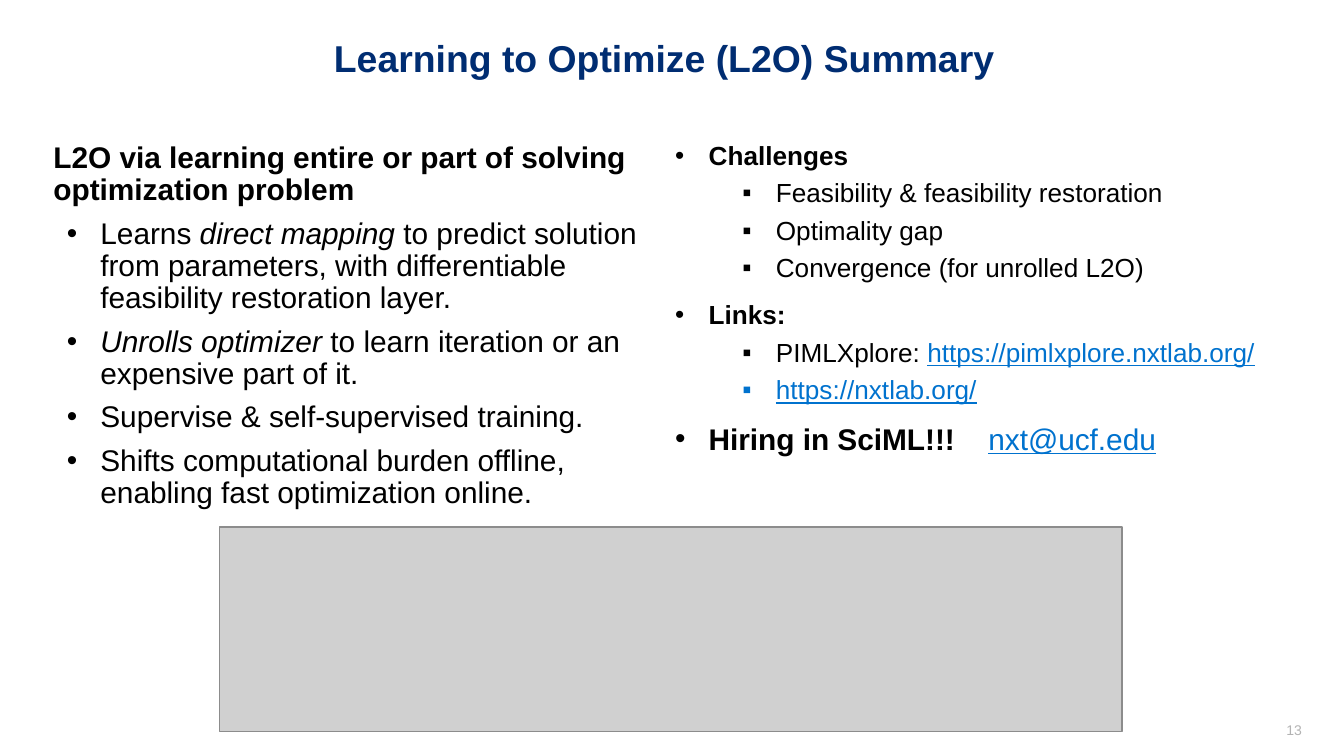
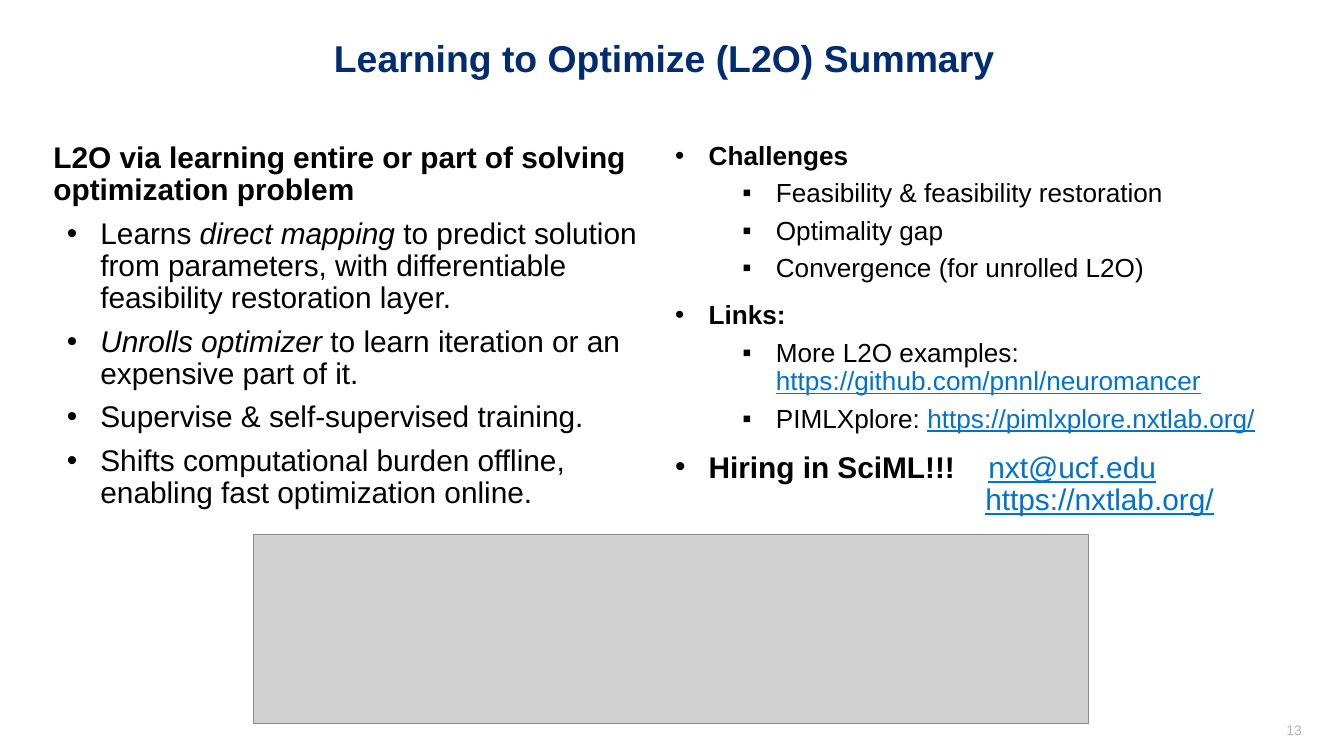
Before and after one commit to SciML-L4DC2026/SciML-L4DC2026, a slide deck: slide 13 of slides/L2O.pptx. Drawn at 1344x756 pixels with LibreOffice and Linux fonts; fonts in the diff are those of the drawing; grey boxes stand for pictures. Boxes give left, top, right and bottom in pixels: in the first picture for what was removed or moved away, otherwise in the second. Text is boxed around its words. In the diff, an @@ line names an element or a change of style, - is before the commit and + after.

```diff
--- a/slides/L2O.pptx
+++ b/slides/L2O.pptx
@@ text at <box>776,343,1201,396</box>: paragraph added @@
+  ▪ More L2O examples: https://github.com/pnnl/neuromancer
@@ text at <box>709,456,1213,515</box>: text changed @@
-  ▪ https://nxtlab.org/
-• Hiring in SciML!!! nxt@ucf.edu
+• Hiring in SciML!!! nxt@ucf.edu
+  https://nxtlab.org/
@@ picture: place and size @@
-picture at <box>220,527,1122,731</box>
+picture at <box>253,535,1089,724</box>
```
Also in this commit, not shown: 1 other slide changed, 1 other file.
